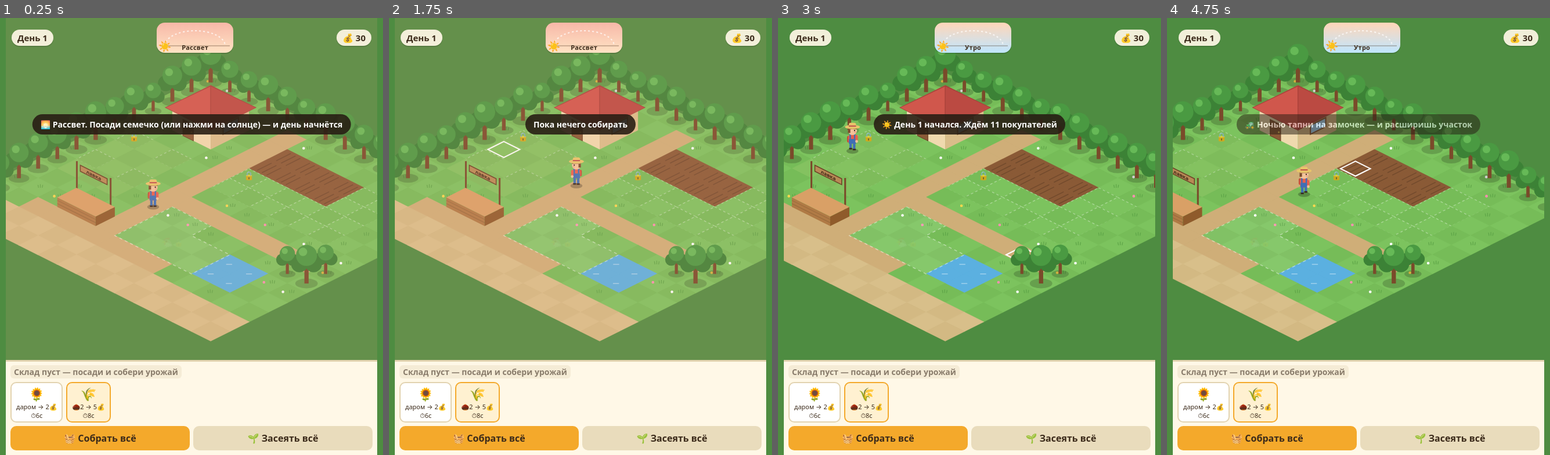
Above: before the commit, frames 1-4 (left to right).
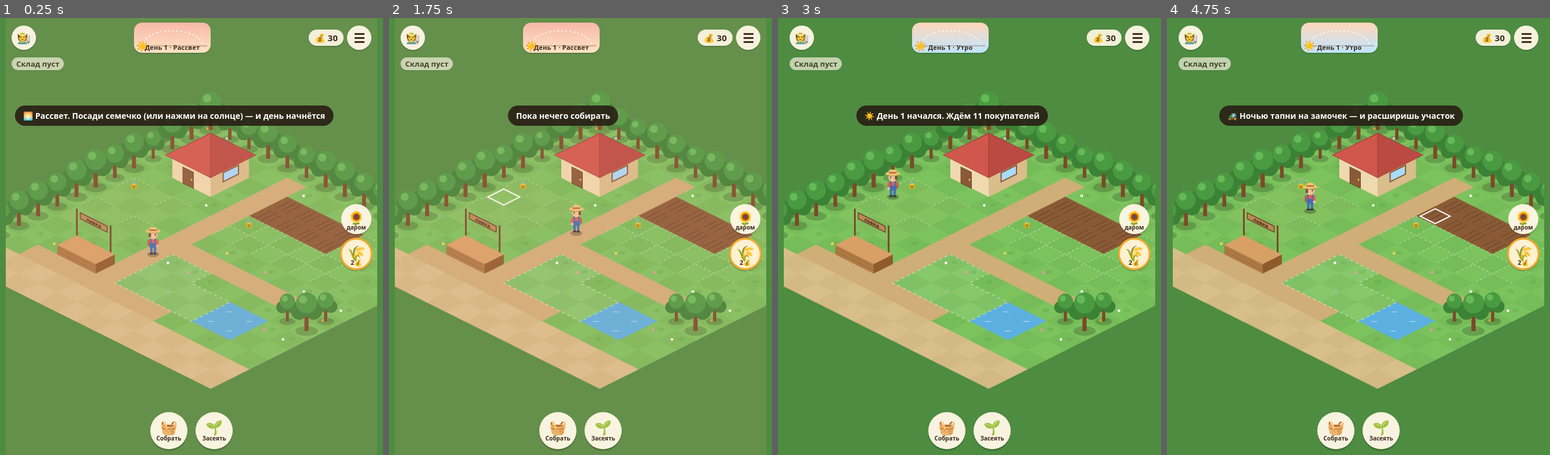
Above: after the commit, the same moments.

Repository: Xsarion-source/game-fmly-testl-
Game: browser game, page index.html
Same seed, same stepped clock (60 frames per second), same inputs: the game is played once before the commit and once after it.
Inputs (mouse positions are in pixels of both pictures, inside the frame that each line leads up to; where the layout moved, square brackets give the same spot in the first picture):
- Up to frame 1 (0.25 s): no input
- Up to frame 2 (1.75 s): click (580, 236) [580, 188] at 0.27 s; click (580, 280) [580, 223] at 1.07 s; click "🧺 Собрать всё" (after the commit: "🧺 Собрать") at 1.27 s; click (507, 192) [507, 153] at 1.67 s
- Up to frame 3 (3 s): click "День 1" (after the commit: "🧑‍🌾") at 1.87 s; press the mouse at (1042, 170) [1042, 135] at 2.27 s; release the mouse at (969, 149) [969, 118] at 2.4 s; click (950, 39) [973, 39] at 2.47 s; click (1026, 323) [1026, 258] at 2.87 s
- Up to frame 4 (4.75 s): click (1523, 219) [1205, 402] at 3.07 s; click (1266, 345) [1266, 275] at 3.47 s; click (1527, 39) at 3.67 s, where only the run after the commit has a clickable "☰"; press the mouse at (1358, 149) [1358, 118] at 4.07 s; release the mouse at (1320, 389) [1320, 306] at 4.2 s; click "🌱 Засеять всё" (after the commit: "🌱 Засеять") at 4.27 s; click (1523, 253) [1255, 402] at 4.52 s; click (1469, 258) [1469, 205] at 4.67 s

The runs differ from the first frame. In frame 1, 62% of the frame differs, in the area x 1-99%, y 1-100%; in frame 2, 60%; in frame 3, 58%; in frame 4, 59%.

Commit message:
Полноэкранный интерфейс: склад сверху, круглые семена справа, плавающие кнопки, профиль, меню, кнопка нового дня
Co-Authored-By: Claude Opus 5.5 <noreply@anthropic.com>
Claude-Session: https://claude.ai/code/session_01R1gfs5sStHDwcmxpvg4hZD

Diff:
--- a/index.html
+++ b/index.html
@@ -11,21 +11,23 @@
   }
   * { box-sizing: border-box; -webkit-tap-highlight-color: transparent; user-select: none; -webkit-user-select: none; }
   html, body { margin: 0; height: 100%; font-family: system-ui, -apple-system, "Segoe UI", Roboto, sans-serif; color: var(--ink); background: #4e8c41; overflow: hidden; }
-  #app { display: flex; flex-direction: column; height: 100%; max-width: 640px; margin: 0 auto; background: #4e8c41;
-         padding: env(safe-area-inset-top) 0 env(safe-area-inset-bottom); }
+  #app { display: flex; flex-direction: column; height: 100%; max-width: 640px; margin: 0 auto; background: #4e8c41; }
 
   #stage { flex: 1; position: relative; min-height: 0; overflow: hidden; }
   #cv { position: absolute; inset: 0; width: 100%; height: 100%; display: block; touch-action: none; }
-  #hud { position: absolute; top: 0; left: 0; right: 0; padding: 8px 10px; pointer-events: none; }
+  #hud { position: absolute; top: 0; left: 0; right: 0; padding: calc(8px + env(safe-area-inset-top)) 10px 0; pointer-events: none; }
+  .hr { display: flex; align-items: center; gap: 6px; }
+  .round { pointer-events: auto; width: 42px; height: 42px; padding: 0; border-radius: 50%; background: rgba(255,248,231,.95);
+           font-size: 20px; line-height: 42px; box-shadow: 0 2px 0 rgba(0,0,0,.18); flex: 0 0 auto; }
+  #menuBtn { font-size: 22px; font-weight: 900; }
   .hudrow { display: flex; justify-content: space-between; align-items: center; gap: 8px; font-weight: 700; }
   .pill { background: rgba(255,248,231,.92); border-radius: 999px; padding: 4px 10px; font-size: 15px; white-space: nowrap; box-shadow: 0 2px 0 rgba(0,0,0,.15); }
   #sunbox { position: relative; width: 132px; height: 52px; border-radius: 14px; overflow: hidden; pointer-events: auto;
             box-shadow: 0 2px 0 rgba(0,0,0,.15); transition: background 1.5s; background: #9fd8ff; cursor: default; }
   #sunbox svg { position: absolute; inset: 0; }
   #sunIcon { position: absolute; font-size: 18px; line-height: 1; transform: translate(-50%, -50%); transition: left .5s linear, top .5s linear; }
-  #phase { position: absolute; left: 0; right: 0; bottom: 2px; text-align: center; font-size: 11px; font-weight: 800; color: #3b2a1a; letter-spacing: .02em; }
+  #phase { position: absolute; left: 0; right: 0; bottom: 2px; white-space: nowrap; text-align: center; font-size: 11px; font-weight: 800; color: #3b2a1a; letter-spacing: .02em; }
   #sunbox.dark #phase { color: #e8ecff; }
-  #day { pointer-events: auto; cursor: pointer; }
   .hcard { background: #f0e5cb; border-radius: 12px; padding: 8px 10px; margin-top: 8px; font-size: 14px; }
   .dot { display: inline-block; width: 10px; height: 10px; border-radius: 50%; margin-right: 6px; }
   .chips { display: flex; flex-wrap: wrap; gap: 5px; }
@@ -35,15 +37,27 @@
   .cheats button { padding: 9px 6px; font-size: 14px; }
   .cheats button.on { background: #3e9b3a; color: #fff; }
 
-  #bottom { background: var(--panel); border-top: 3px solid var(--line); padding: 6px 8px 8px; }
-  #inv { display: flex; gap: 6px; flex-wrap: wrap; font-size: 14px; font-weight: 700; min-height: 22px; margin-bottom: 6px; }
-  #inv span { background: #f0e5cb; border-radius: 6px; padding: 2px 6px; }
-  #seeds { display: flex; gap: 6px; overflow-x: auto; }
-  .seed { flex: 0 0 auto; border: 2px solid var(--line); background: #fff; border-radius: 10px; padding: 3px 8px; text-align: center; min-width: 64px; cursor: pointer; }
-  .seed .e { font-size: 22px; }
-  .seed .c { font-size: 11px; }
-  .seed.sel { border-color: var(--accent); background: #fff1d1; }
-  .seed.dis { opacity: .4; }
+  #inv { display: flex; gap: 4px; flex-wrap: wrap; font-size: 13px; font-weight: 800; margin: 8px 64px 0 0; }
+  #inv span { background: rgba(255,248,231,.88); border-radius: 999px; padding: 2px 8px; box-shadow: 0 1px 0 rgba(0,0,0,.15); }
+  #seeds { position: absolute; right: 8px; top: 50%; transform: translateY(-50%); display: flex; flex-direction: column; gap: 8px;
+           max-height: calc(100% - 300px); overflow-y: auto; padding: 4px 2px; scrollbar-width: none; }
+  .seed { position: relative; flex: 0 0 auto; width: 52px; height: 52px; border-radius: 50%; background: rgba(255,248,231,.95);
+          border: 3px solid transparent; box-shadow: 0 2px 0 rgba(0,0,0,.18); cursor: pointer; display: flex; align-items: center; justify-content: center; }
+  .seed .e { font-size: 24px; margin-top: -6px; }
+  .seed .c { position: absolute; bottom: 2px; left: 0; right: 0; text-align: center; font-size: 10px; font-weight: 800; }
+  .seed.sel { border-color: var(--accent); background: #fff1d1; transform: scale(1.08); }
+  .seed.dis { opacity: .45; }
+  #actions { position: absolute; left: 0; right: 0; bottom: 0; padding: 0 10px calc(10px + env(safe-area-inset-bottom));
+             display: flex; flex-direction: column; align-items: center; gap: 8px; pointer-events: none; }
+  #actions button { pointer-events: auto; }
+  .arow { display: flex; gap: 14px; justify-content: center; }
+  .act { width: 64px; height: 64px; padding: 0; border-radius: 50%; background: rgba(255,248,231,.96); box-shadow: 0 3px 0 rgba(0,0,0,.2);
+         display: flex; flex-direction: column; align-items: center; justify-content: center; font-size: 10px; font-weight: 800; line-height: 1.1; }
+  .act span { font-size: 24px; line-height: 1; margin-bottom: 2px; }
+  .sunrise { background: #ffd34d; padding: 12px 22px; border-radius: 999px; font-size: 17px; box-shadow: 0 3px 0 rgba(0,0,0,.2); animation: pulse 1.6s infinite; }
+  @keyframes pulse { 50% { transform: scale(1.04); } }
+  .menu button { display: block; width: 100%; text-align: left; margin-top: 6px; background: #f0e5cb; padding: 12px; }
+  .stat { display: flex; justify-content: space-between; padding: 6px 0; border-bottom: 1px dashed var(--line); font-size: 15px; }
   .row { display: flex; gap: 6px; margin-top: 6px; }
   button { font: inherit; font-weight: 700; border: none; border-radius: 10px; padding: 10px 8px; background: var(--accent); color: var(--ink); cursor: pointer; }
   button:disabled { opacity: .45; }
@@ -63,9 +77,9 @@
   .up .txt small { color: #7a6650; }
   .up button { min-width: 78px; padding: 8px; }
 
-  #toast { position: fixed; left: 50%; top: 22%; transform: translateX(-50%); background: rgba(40,30,20,.9); color: #fff;
+  #toast { position: fixed; left: calc(50% - 30px); top: 20%; transform: translateX(-50%); background: rgba(40,30,20,.9); color: #fff;
            padding: 8px 14px; border-radius: 18px; font-size: 14px; font-weight: 700; opacity: 0; transition: opacity .25s; pointer-events: none; z-index: 20;
-           width: max-content; max-width: calc(100% - 32px); text-align: center; }
+           width: max-content; max-width: calc(100% - 100px); text-align: center; }
   #toast.show { opacity: 1; }
   @keyframes up { from { transform: translateY(100%) } to { transform: none } }
 </style>
@@ -76,25 +90,25 @@
     <canvas id="cv"></canvas>
     <div id="hud">
       <div class="hudrow">
-        <span class="pill" id="day">День 1</span>
+        <button class="round" id="profileBtn" title="Профиль">🧑‍🌾</button>
         <div id="sunbox" title="Время суток">
           <svg viewBox="0 0 132 52" width="132" height="52"><path d="M14 40 A52 26 0 0 1 118 40" fill="none" stroke="rgba(255,255,255,.75)" stroke-width="2" stroke-dasharray="3 4"/>
             <line x1="6" y1="40" x2="126" y2="40" stroke="rgba(60,40,20,.35)" stroke-width="1.5"/></svg>
           <span id="sunIcon">☀️</span><span id="phase">Рассвет</span>
         </div>
-        <span class="pill" id="coins">💰 0</span>
+        <div class="hr"><span class="pill" id="coins">💰 0</span><button class="round" id="menuBtn" title="Меню">☰</button></div>
       </div>
+      <div id="inv"></div>
     </div>
-  </div>
-
-  <div id="bottom">
-    <div id="inv"></div>
     <div id="seeds"></div>
-    <div class="row">
-      <button class="wide" id="harvestAll">🧺 Собрать всё</button>
-      <button class="wide alt" id="plantAll">🌱 Засеять всё</button>
-      <button class="wide" id="nightBtn" style="display:none">🌙 Улучшения</button>
-      <button class="wide alt" id="helperBtn" style="display:none"></button>
+    <div id="actions">
+      <button class="wide sunrise" id="dayBtn" style="display:none">☀️ Начать день 2</button>
+      <div class="arow">
+        <button class="act" id="harvestAll"><span>🧺</span>Собрать</button>
+        <button class="act" id="plantAll"><span>🌱</span>Засеять</button>
+        <button class="act" id="nightBtn" style="display:none"><span>⬆️</span>Улучшить</button>
+        <button class="act" id="helperBtn" style="display:none"><span>🧑‍🌾</span>Команда</button>
+      </div>
     </div>
   </div>
 </div>
@@ -220,6 +234,7 @@
     trees: [], coop: { fedDay: 0, fedHens: 0, eggs: 0, layT: 0 },
     spawned: 0, toSpawn: 0,
     stats: { earned: 0, served: 0, missed: 0 },
+    life: { earned: 0, served: 0, harvested: 0, eggs: 0 },
     player: { x: 5.5, y: 8.5 },
     helpers: [],
   };
@@ -228,6 +243,7 @@
 try { S = JSON.parse(localStorage.getItem(SAVE_KEY)) || newState(); } catch { S = newState(); }
 delete S.queue;
 if (!S.stats) S.stats = { earned: 0, served: 0, missed: 0 };
+S.life ??= { earned: 0, served: 0, harvested: 0, eggs: 0 };
 S.up.helper ??= 0;
 // у каждого помощника своя станция: поле, сад, курятник, лавка или отдых
 if (!S.helpers) {
@@ -333,7 +349,7 @@
   S.inv[v.crop] = have - v.qty;
   const tip = v.pat / v.max > 0.6 ? Math.ceil(v.qty * sellPrice(v.crop) * 0.2) : 0;   // чаевые за скорость
   const money = v.qty * sellPrice(v.crop) + tip;
-  S.coins += money; S.stats.earned += money; S.stats.served++;
+  S.coins += money; S.stats.earned += money; S.stats.served++; S.life.earned += money; S.life.served++;
   addFloat(v.x, v.y, `+${money}💰`);
   leave(v, 'happy');
   save(); renderUI();
@@ -353,7 +369,7 @@
   const p = S.plots[i], s = PLOT_SLOTS[i];
   if (!p) return;
   if (p.crop && p.prog >= 1 && mode !== 'plant') {
-    S.inv[p.crop] = (S.inv[p.crop] || 0) + 1;
+    S.inv[p.crop] = (S.inv[p.crop] || 0) + 1; S.life.harvested++;
     addFloat(s.x + .5, s.y + .5, `+1 ${CROP[p.crop].e}`);
     p.crop = null; p.prog = 0;
   } else if (!p.crop && mode !== 'harvest') {
@@ -381,7 +397,7 @@
   if (!t) return false;
   if (treeReady(t)) {
     const T = TREES[t.kind];
-    S.inv[T.fruit] = (S.inv[T.fruit] || 0) + T.yield;
+    S.inv[T.fruit] = (S.inv[T.fruit] || 0) + T.yield; S.life.harvested += T.yield;
     addFloat(s.x + .5, s.y + .5, `+${T.yield} ${GOODS[T.fruit].e}`);
     t.fruit = 0;
   } else if (!t.kind && mode !== 'harvest') {
@@ -425,7 +441,7 @@
 }
 function collectEggs() {
   if (!S.coop.eggs) return false;
-  S.inv.egg = (S.inv.egg || 0) + S.coop.eggs;
+  S.inv.egg = (S.inv.egg || 0) + S.coop.eggs; S.life.eggs += S.coop.eggs;
   addFloat(COOP_SPOT.x + .5, COOP_SPOT.y + .5, `+${S.coop.eggs} 🥚`);
   S.coop.eggs = 0;
   save(); renderUI(); return true;
@@ -677,7 +693,7 @@
   let prev = null;
   if (p.crop && p.prog >= 1) {
     prev = p.crop;
-    S.inv[prev] = (S.inv[prev] || 0) + 1;
+    S.inv[prev] = (S.inv[prev] || 0) + 1; S.life.harvested++;
     addFloat(s.x + .5, s.y + .5, `+1 ${CROP[prev].e}`);
     p.crop = null; p.prog = 0;
   } else if (p.crop || !cfg.replant) return false;
@@ -1375,7 +1391,7 @@
   else { [, label, sky] = PHASES.find(p => frac < p[0]); }
   box.style.background = sky;
   box.classList.toggle('dark', S.night);
-  $('phase').textContent = label;
+  $('phase').textContent = `День ${S.day} · ${label}` + (timeScale > 1 ? ` ⏩${timeScale}` : '');
   if (S.night) { icon.textContent = '🌙'; icon.style.left = '66px'; icon.style.top = '18px'; return; }
   const a = Math.PI * (1 - frac);
   icon.textContent = '☀️';
@@ -1385,22 +1401,58 @@
 
 function renderUI() {
   hudSig = '';
-  $('day').textContent = `День ${S.day}` + (timeScale > 1 ? ` ⏩×${timeScale}` : '');
   $('nightBtn').style.display = S.night ? '' : 'none';
   $('plantAll').style.display = S.night ? 'none' : '';
+  $('dayBtn').style.display = S.night ? '' : 'none';
+  $('dayBtn').textContent = `☀️ Начать день ${S.day + 1}`;
   $('helperBtn').style.display = S.up.helper > 0 ? '' : 'none';
-  $('helperBtn').textContent = '🧑‍🌾 Помощники';
   const items = Object.keys(GOODS).filter(id => S.inv[id]).map(id => `<span>${GOODS[id].e} ${S.inv[id]}</span>`);
-  $('inv').innerHTML = items.length ? items.join('') : '<span style="opacity:.6">Склад пуст — посади и собери урожай</span>';
+  $('inv').innerHTML = items.length ? items.join('') : '<span style="opacity:.75">Склад пуст</span>';
   const s = $('seeds'); s.innerHTML = '';
   for (const id of S.unlocked) {
     const c = CROP[id], d = document.createElement('div');
     d.className = 'seed' + (S.sel === id ? ' sel' : '') + (S.coins < c.seed ? ' dis' : '');
-    d.innerHTML = `<div class="e">${c.e}</div><div class="c">${c.seed ? '🌰' + c.seed : 'даром'} → ${sellPrice(id)}💰</div><div class="c">⏱${Math.round(c.grow / growMult())}с</div>`;
-    d.onclick = () => { S.sel = id; renderUI(); };
+    d.innerHTML = `<div class="e">${c.e}</div><div class="c">${c.seed ? c.seed + '💰' : 'даром'}</div>`;
+    d.onclick = () => { S.sel = id; toast(`${c.e} ${c.name}: семена ${c.seed ? c.seed + '💰' : 'даром'} → продажа ${sellPrice(id)}💰 · растёт ${Math.round(c.grow / growMult())}с`); renderUI(); };
     s.appendChild(d);
   }
   renderHud();
+}
+
+// ---------- Профиль и меню ----------
+function openProfile() {
+  const L = S.life, stat = (k, v) => `<div class="stat"><span>${k}</span><b>${v}</b></div>`;
+  const plotsUsed = S.plots.length;
+  $('sheet').innerHTML = `<div style="display:flex;align-items:center;gap:12px;margin-bottom:10px">
+      <div style="font-size:44px;width:68px;height:68px;border-radius:50%;background:#f0e5cb;display:flex;align-items:center;justify-content:center">🧑‍🌾</div>
+      <div><h2 style="margin:0">Фермер</h2><div style="color:#7a6650">Солнечная ферма · день ${S.day}</div></div></div>
+    ${stat('💰 Монет сейчас', S.coins)}${stat('💵 Заработано всего', L.earned)}${stat('🧍 Покупателей обслужено', L.served)}
+    ${stat('🧺 Собрано урожая', L.harvested)}${stat('🥚 Собрано яиц', L.eggs)}${stat('🌱 Грядок', plotsUsed)}
+    ${stat('🌳 Деревьев', S.trees.filter(t => t.kind).length)}${stat('🐔 Кур', hens())}${stat('🧑‍🌾 Помощников', S.up.helper)}
+    ${stat('🌾 Культур открыто', `${S.unlocked.length} из ${CROPS.length}`)}
+    <button class="wide" style="width:100%;margin-top:12px" onclick="closeNight()">Закрыть</button>`;
+  $('overlay').classList.add('show');
+}
+function openMenu() {
+  $('sheet').innerHTML = `<h2>☰ Меню</h2><div class="menu">
+      <button onclick="${S.night ? 'openNight(false)' : "toast('🌙 Улучшения покупаются ночью')"}">⬆️ Улучшения ${S.night ? '' : '<small style="color:#7a6650">— ночью</small>'}</button>
+      ${S.up.helper ? '<button onclick="openHelpers()">🧑‍🌾 Помощники</button>' : ''}
+      <button onclick="openProfile()">👤 Профиль</button>
+      <button onclick="openHelp()">📖 Как играть</button>
+      <button onclick="openCheats()">🛠 Чит-меню <small style="color:#7a6650">— для тестов</small></button>
+      <button style="color:#b0503a" onclick="resetGame(this)">🔄 Начать заново</button>
+    </div><button class="wide" style="width:100%;margin-top:12px" onclick="closeNight()">Закрыть</button>`;
+  $('overlay').classList.add('show');
+}
+function openHelp() {
+  $('sheet').innerHTML = `<h2>📖 Как играть</h2><div style="font-size:14px;line-height:1.5">
+    🌱 Выбери семена справа и тапни по грядке (или «Засеять»). День начинается с первой посадки.<br>
+    🧺 Собирай урожай, яблоки и яйца — кнопка «Собрать» обходит всё сама.<br>
+    🏪 Тапни по лавке — фермер встанет за прилавок и будет продавать всем, на кого хватает товара.<br>
+    🌙 Ночью тапай по значкам на ферме — улучшения, сад, курятник. Кур корми ночью — днём будут яйца.<br>
+    🧑‍🌾 Помощникам назначай станции: поле, сад, курятник или лавка.</div>
+    <button class="wide" style="width:100%;margin-top:12px" onclick="openMenu()">Назад</button>`;
+  $('overlay').classList.add('show');
 }
 
 function openNight(withSummary) {
@@ -1434,7 +1486,7 @@
   }
   h += `<div class="row" style="margin-top:14px"><button class="wide alt" onclick="closeNight()">🌾 К грядкам</button>
         <button class="wide" style="background:#ffd34d" onclick="morning()">☀️ Начать день ${S.day + 1}</button></div>
-        <div style="text-align:center;margin-top:10px"><button style="background:none;color:#b0503a;font-size:12px" onclick="resetGame(this)">Начать заново</button></div>`;
+`;
   $('sheet').innerHTML = h;
   $('overlay').classList.add('show');
 }
@@ -1463,13 +1515,11 @@
   setTasks(routeThrough(list).slice(0, can));
 };
 $('nightBtn').onclick = () => openNight(false);
+$('dayBtn').onclick = () => morning();
+$('profileBtn').onclick = openProfile;
+$('menuBtn').onclick = openMenu;
 
 // ================== ЧИТ-МЕНЮ (тройной тап по «День N») ==================
-let dayTaps = [];
-$('day').onclick = () => {
-  const now = Date.now(); dayTaps = dayTaps.filter(x => now - x < 900); dayTaps.push(now);
-  if (dayTaps.length >= 3) { dayTaps = []; openCheats(); }
-};
 const CHEATS = {
   money:   ['💰 +1000', () => { S.coins += 1000; }],
   money2:  ['💰 +10 000', () => { S.coins += 10000; }],
@@ -1495,7 +1545,7 @@
 }
 function setSpeed(x) { timeScale = x; renderUI(); openCheats(); }
 function openCheats() {
-  let h = `<h2>🛠 Чит-меню</h2><div style="font-size:13px;color:#7a6650;margin-bottom:8px">Только для тестов. Открывается тройным тапом по «День N»</div>
+  let h = `<h2>🛠 Чит-меню</h2><div style="font-size:13px;color:#7a6650;margin-bottom:8px">Только для тестов</div>
     <div style="font-weight:700;margin-bottom:4px">Скорость времени</div><div class="cheats" style="grid-template-columns:repeat(4,1fr)">`;
   for (const x of [1, 3, 10, 30]) h += `<button class="${timeScale === x ? 'on' : 'alt'}" onclick="setSpeed(${x})">×${x}</button>`;
   h += `</div><div class="cheats">`;
